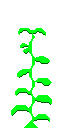
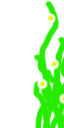
Before/after of a 64 × 128 layered artwork. What changed in the layer stack:
hid group "plant_growth_stages" (10 layers) over [11, 28, 64, 128]
hid "stage_4" over [11, 28, 52, 128]
added layer "overgrowth_mirror" above "overgrowth" over [32, 0, 64, 128]
